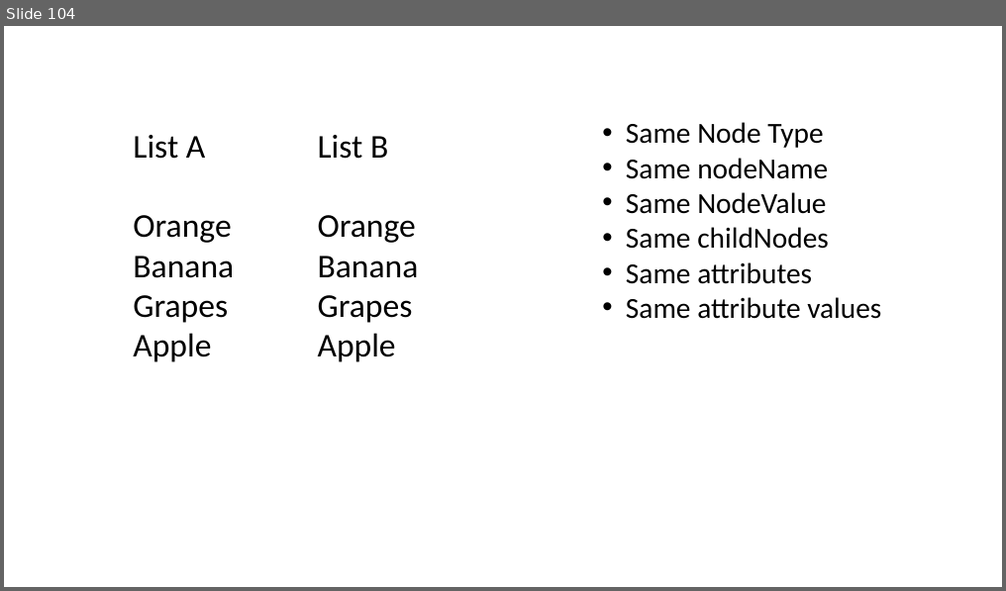
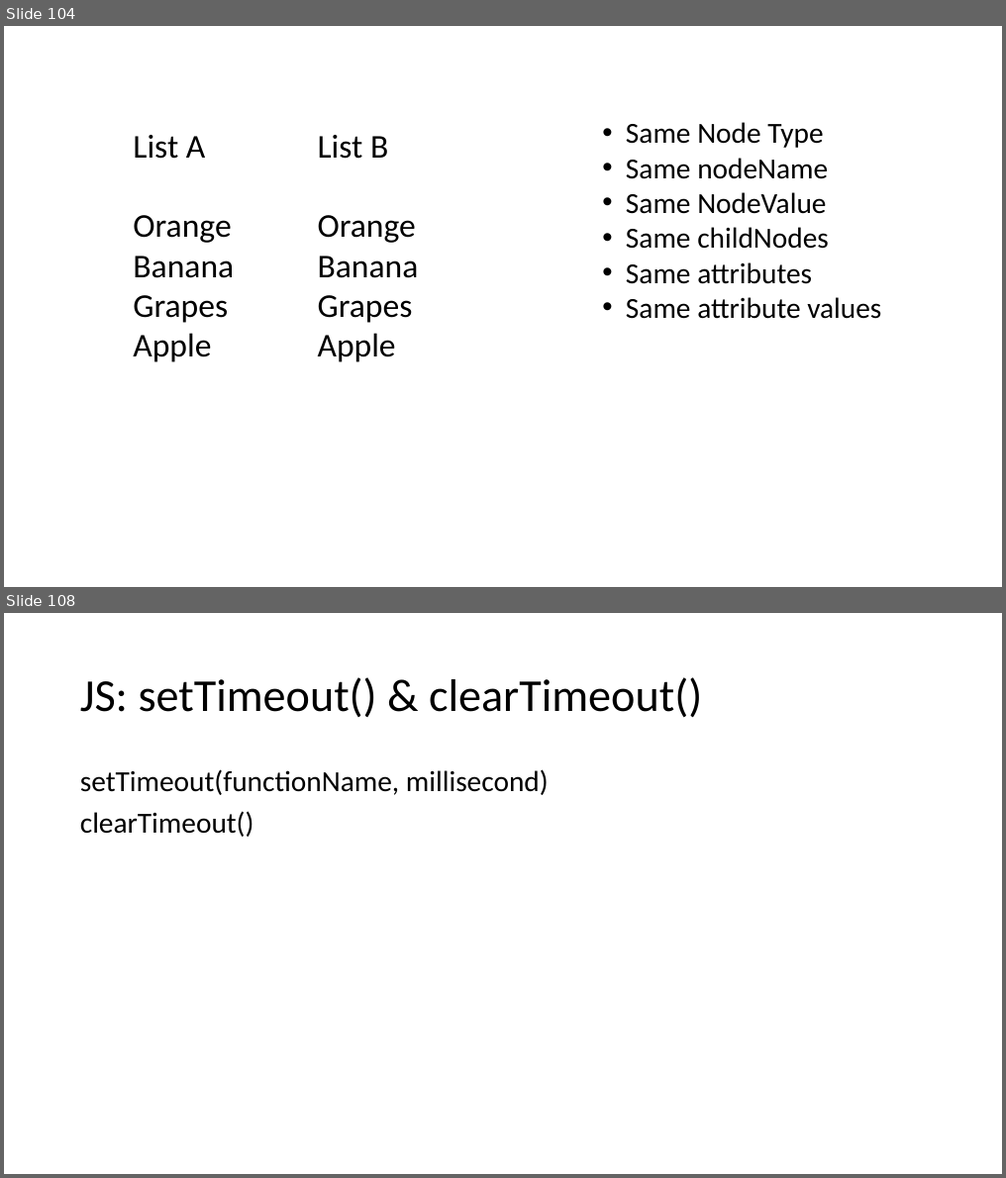
Before and after one commit to PiyushChaturvedii/Batch04, a slide deck: JavaScript.pptx. Shown one above the other, each under a label of ours: slide 104 before the commit, slides 104 and 108 after it; the slides between them are not shown. The pictures are 1006x591 and 1006x1178 pixels, drawn with LibreOffice and Linux fonts; fonts in the diff are those of the drawing. Boxes give left, top, right and bottom in pixels: in the first picture for what was removed or moved away, otherwise in the second. Text is boxed around its words. In the diff, an @@ line names an element or a change of style, - is before the commit and + after.

```diff
--- a/JavaScript.pptx
+++ b/JavaScript.pptx
@@ slide 108 added at <box>4,613,1002,1174</box>, background #FFFFFF @@
@@ title added at <box>80,677,702,718</box>, 44 pt, text #000000 @@
+JS: setTimeout() & clearTimeout()
@@ text added at <box>80,769,548,837</box>, 28 pt, text #000000 @@
+setTimeout(functionName, millisecond)
+clearTimeout()
```
Also in this commit, not shown: 3 other slides added, 10 other files.
